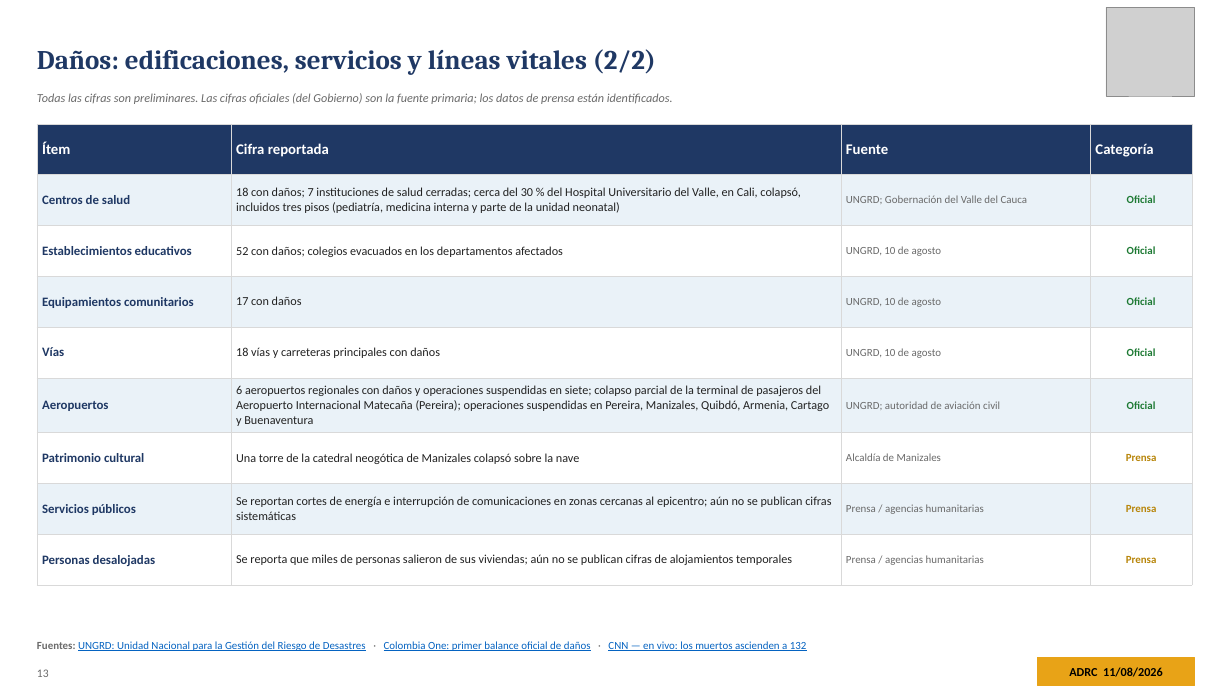
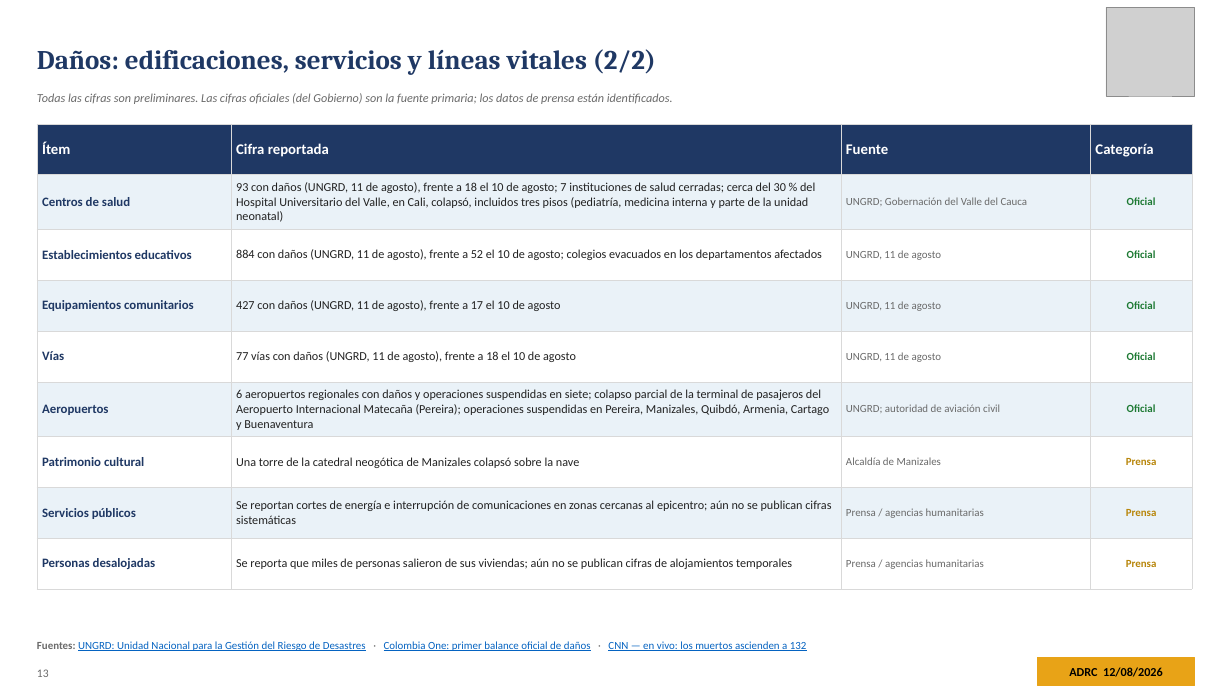
Before and after one commit to kochobi-max/whatsmap, a slide deck: slide 13 of reports/colombia_eq_20260810/output/ADRC_EQ_COL_Choco_20260810_ES.pptx. Drawn at 1232x693 pixels with LibreOffice and Linux fonts; fonts in the diff are those of the drawing; grey boxes stand for pictures. Boxes give left, top, right and bottom in pixels: in the first picture for what was removed or moved away, otherwise in the second. Text is boxed around its words. In the diff, an @@ line names an element or a change of style, - is before the commit and + after.

```diff
--- a/reports/colombia_eq_20260810/output/ADRC_EQ_COL_Choco_20260810_ES.pptx
+++ b/reports/colombia_eq_20260810/output/ADRC_EQ_COL_Choco_20260810_ES.pptx
@@ table at (x1=37, y1=124, x2=1192, y2=573) @@
-row 2, column 2: 18 con daños; 7 instituciones de salud cerradas; cerca del 30 % del Hospital Universitario del Valle, en Cali, colapsó, incluidos tres pisos (pediatría, medicina interna y parte de la unidad neonatal)
+row 2, column 2: 93 con daños (UNGRD, 11 de agosto), frente a 18 el 10 de agosto; 7 instituciones de salud cerradas; cerca del 30 % del Hospital Universitario del Valle, en Cali, colapsó, incluidos tres pisos (pediatría, medicina interna y parte de la unidad neonatal)
-row 3, column 2: 52 con daños; colegios evacuados en los departamentos afectados
+row 3, column 2: 884 con daños (UNGRD, 11 de agosto), frente a 52 el 10 de agosto; colegios evacuados en los departamentos afectados
-row 3, column 3: UNGRD, 10 de agosto
+row 3, column 3: UNGRD, 11 de agosto
-row 4, column 2: 17 con daños
+row 4, column 2: 427 con daños (UNGRD, 11 de agosto), frente a 17 el 10 de agosto
-row 4, column 3: UNGRD, 10 de agosto
+row 4, column 3: UNGRD, 11 de agosto
-row 5, column 2: 18 vías y carreteras principales con daños
+row 5, column 2: 77 vías con daños (UNGRD, 11 de agosto), frente a 18 el 10 de agosto
-row 5, column 3: UNGRD, 10 de agosto
+row 5, column 3: UNGRD, 11 de agosto
```
Also in this commit, not shown: 26 other slides changed, 7 other files.
